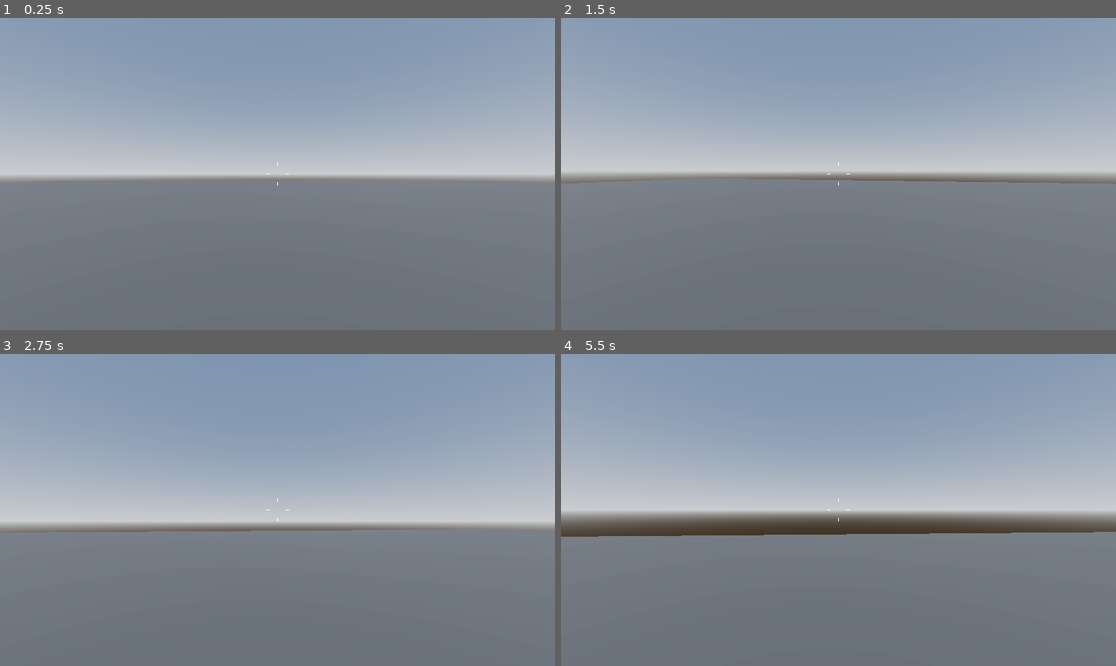
Above: before the commit, frames 1-4 (two rows, left to right).
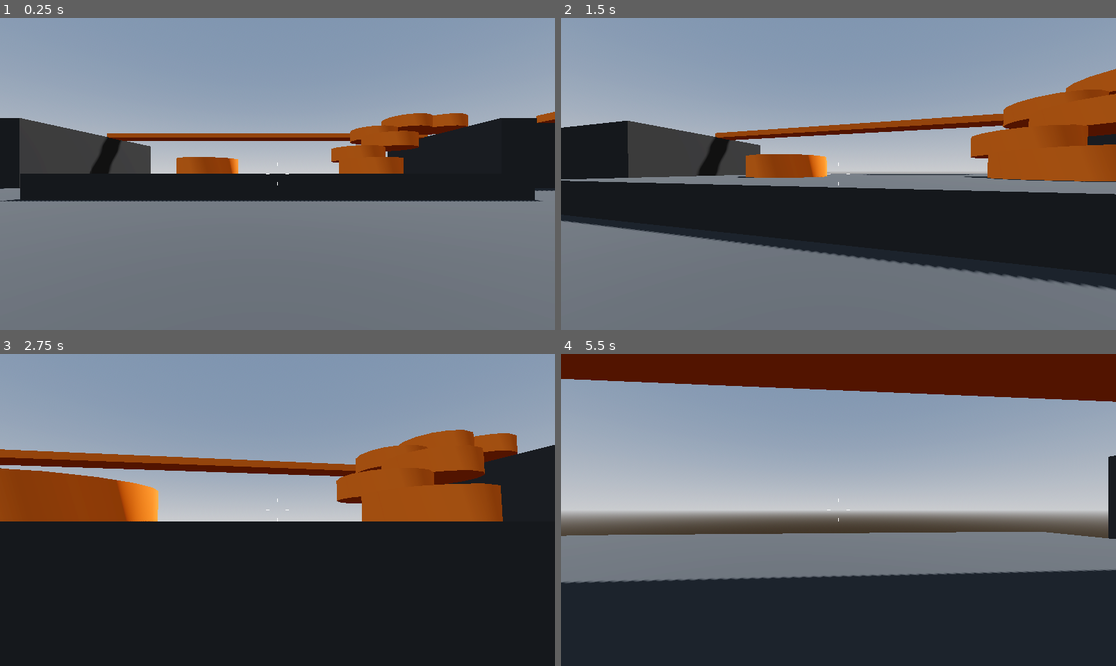
Above: after the commit, the same moments.

Repository: ivdobry/retro-fps
Game: Godot game, scene res://levels/sandbox.tscn
The game is run twice, just before and just after one commit, with the same random seed, the same clock (stepped at 60 frames per second) and the same inputs.
Inputs (mouse positions are in pixels of both pictures, inside the frame that each line leads up to):
- Up to frame 1 (0.25 s): no input
- Up to frame 2 (1.5 s): tap Enter at 0.5 s; move the mouse to (866, 174) at 0.52 s; hold W (move_forward) from 0.53 s (still down); tap Space (jump) at 0.77 s; move the mouse to (810, 174) at 1.27 s
- Up to frame 3 (2.75 s): keep holding W (move_forward); tap Space (jump) at 1.52 s; move the mouse to (288, 503) at 2.02 s
- Up to frame 4 (5.5 s): keep holding W (move_forward); tap Space (jump) at 2.75, 3.02, 3.77, 4.52 s; move the mouse to (832, 516) at 2.77 s; move the mouse to (877, 513) at 3.52 s; move the mouse to (794, 506) at 4.27 s; move the mouse to (844, 510) at 5.02 s

The runs differ from the first frame. In frame 1, 21% of the frame differs, in the area x 0-100%, y 30-59%; in frame 2, 37%; in frame 3, 63%, in the area x 0-100%, y 24-100%; in frame 4, 41%.

Commit message:
prototype sandbox.

Diff:
--- /dev/null
+++ b/levels/materials/gray_material.tres
@@ -0,0 +1,4 @@
+[gd_resource type="StandardMaterial3D" format=3 uid="uid://b6308liv581h3"]
+
+[resource]
+albedo_color = Color(0.19607843, 0.19607843, 0.19607843, 1)
--- /dev/null
+++ b/levels/materials/orange_material.tres
@@ -0,0 +1,4 @@
+[gd_resource type="StandardMaterial3D" format=3 uid="uid://dnxlie8lm61rc"]
+
+[resource]
+albedo_color = Color(1, 0.47058824, 0.078431375, 1)
--- a/levels/sandbox.tscn
+++ b/levels/sandbox.tscn
@@ -1,6 +1,8 @@
 [gd_scene load_steps=7 format=3 uid="uid://clf1p1rvfbl6s"]
 
+[ext_resource type="Material" uid="uid://b6308liv581h3" path="res://levels/materials/gray_material.tres" id="1_85hcc"]
 [ext_resource type="PackedScene" uid="uid://cyirl1tqlicjn" path="res://player/player.tscn" id="1_wfhpi"]
+[ext_resource type="Material" uid="uid://dnxlie8lm61rc" path="res://levels/materials/orange_material.tres" id="3_7he1i"]
 
 [sub_resource type="ProceduralSkyMaterial" id="ProceduralSkyMaterial_poddw"]
 sky_horizon_color = Color(0.66224277, 0.6717428, 0.6867428, 1)
@@ -15,12 +17,6 @@
 tonemap_mode = 2
 glow_enabled = true
 
-[sub_resource type="StandardMaterial3D" id="StandardMaterial3D_whpuv"]
-albedo_color = Color(0.19607843, 0.19607843, 0.19607843, 1)
-
-[sub_resource type="StandardMaterial3D" id="StandardMaterial3D_wfhpi"]
-albedo_color = Color(1, 0.47058824, 0.078431375, 1)
-
 [node name="SandBox" type="Node3D"]
 
 [node name="WorldEnvironment" type="WorldEnvironment" parent="."]
@@ -34,30 +30,191 @@
 transform = Transform3D(1, 0, 0, 0, 1, 0, 0, 0, 1, 0, -0.5, 0)
 use_collision = true
 size = Vector3(64, 1, 64)
-material = SubResource("StandardMaterial3D_whpuv")
+material = ExtResource("1_85hcc")
 
 [node name="Player" parent="." instance=ExtResource("1_wfhpi")]
 transform = Transform3D(1, 0, 0, 0, 1, 0, 0, 0, 1, 0, 1, 0)
 
-[node name="Platform" type="CSGBox3D" parent="."]
-transform = Transform3D(1, 0, 0, 0, 1, 0, 0, 0, 1, 0, 0.5, 6.862)
-use_collision = true
-material = SubResource("StandardMaterial3D_wfhpi")
-
-[node name="Platform2" type="CSGBox3D" parent="."]
-transform = Transform3D(1, 0, 0, 0, 1, 0, 0, 0, 1, -2.7, 0.75, 6.862)
+[node name="LevelObjects" type="Node3D" parent="."]
+
+[node name="Platform" type="CSGBox3D" parent="LevelObjects"]
+transform = Transform3D(1, 0, 0, 0, 1, 0, 0, 0, 1, 14.5, 0.5, 1.862)
+use_collision = true
+material = ExtResource("3_7he1i")
+
+[node name="Platform4" type="CSGBox3D" parent="LevelObjects"]
+transform = Transform3D(1, 0, 0, 0, 1, 0, 0, 0, 1, 15.500001, 1.5, 2.3619998)
+use_collision = true
+size = Vector3(1, 3, 2)
+material = ExtResource("3_7he1i")
+
+[node name="Platform3" type="CSGBox3D" parent="LevelObjects"]
+transform = Transform3D(1, 0, 0, 0, 1, 0, 0, 0, 1, 14.5, 1, 2.862)
+use_collision = true
+size = Vector3(1, 2, 1)
+material = ExtResource("3_7he1i")
+
+[node name="Platform5" type="CSGBox3D" parent="LevelObjects"]
+transform = Transform3D(1, 0, 0, 0, 1, 0, 0, 0, 1, 15.5, 2, 3.862)
+use_collision = true
+size = Vector3(1, 4, 1)
+material = ExtResource("3_7he1i")
+
+[node name="Platform2" type="CSGBox3D" parent="LevelObjects"]
+transform = Transform3D(1, 0, 0, 0, 1, 0, 0, 0, 1, 8, 0.75, 9.062)
 use_collision = true
 size = Vector3(1, 1.5, 1)
-material = SubResource("StandardMaterial3D_wfhpi")
-
-[node name="Platform3" type="CSGBox3D" parent="."]
-transform = Transform3D(1, 0, 0, 0, 1, 0, 0, 0, 1, 0, 1, 7.862)
-use_collision = true
-size = Vector3(1, 2, 1)
-material = SubResource("StandardMaterial3D_wfhpi")
-
-[node name="Platform4" type="CSGBox3D" parent="."]
-transform = Transform3D(1, 0, 0, 0, 1, 0, 0, 0, 1, 1, 1.5, 7.362)
-use_collision = true
-size = Vector3(1, 3, 2)
-material = SubResource("StandardMaterial3D_wfhpi")
+material = ExtResource("3_7he1i")
+
+[node name="Platform6" type="CSGBox3D" parent="LevelObjects"]
+transform = Transform3D(1, 0, 0, 0, 1, 0, 0, 0, 1, 19.5, 4.8999996, 6.862)
+use_collision = true
+size = Vector3(2, 0.5, 4)
+material = ExtResource("3_7he1i")
+
+[node name="Platform8" type="CSGBox3D" parent="LevelObjects"]
+transform = Transform3D(-4.371139e-08, 0, -1, 0, 1, 0, 1, 0, -4.371139e-08, -1.1000012, 5.2, -23.138)
+use_collision = true
+size = Vector3(2, 0.5, 35)
+material = ExtResource("3_7he1i")
+
+[node name="Platform7" type="CSGBox3D" parent="LevelObjects"]
+transform = Transform3D(1, 0, 0, 0, 1, 0, 0, 0, 1, 19.5, 4.8999996, -12.538)
+use_collision = true
+size = Vector3(2, 0.5, 4)
+material = ExtResource("3_7he1i")
+
+[node name="Building" type="CSGBox3D" parent="LevelObjects"]
+transform = Transform3D(1, 0, 0, 0, 1, 0, 0, 0, 1, 21, 2.4999995, 17)
+use_collision = true
+size = Vector3(10, 5, 15)
+material = ExtResource("1_85hcc")
+
+[node name="LargeFlatArea" type="CSGBox3D" parent="LevelObjects"]
+transform = Transform3D(1, 0, 0, 0, 1, 0, 0, 0, 1, 0, 0.5, -17.9)
+use_collision = true
+size = Vector3(20, 1, 20)
+material = ExtResource("1_85hcc")
+
+[node name="Building2" type="CSGBox3D" parent="LevelObjects"]
+transform = Transform3D(1, 0, 0, 0, 1, 0, 0, 0, 1, 21, 2.4999995, -3)
+use_collision = true
+size = Vector3(10, 5, 15)
+material = ExtResource("1_85hcc")
+
+[node name="Building3" type="CSGBox3D" parent="LevelObjects"]
+transform = Transform3D(1, 0, 0, 0, 1, 0, 0, 0, 1, 21, 2.4999995, -22)
+use_collision = true
+size = Vector3(10, 5, 15)
+material = ExtResource("1_85hcc")
+
+[node name="Building4" type="CSGBox3D" parent="LevelObjects"]
+transform = Transform3D(1, 0, 0, 0, 1, 0, 0, 0, 1, -23.400002, 2.4999995, 17)
+use_collision = true
+size = Vector3(10, 5, 15)
+material = ExtResource("1_85hcc")
+
+[node name="Building5" type="CSGBox3D" parent="LevelObjects"]
+transform = Transform3D(1, 0, 0, 0, 1, 0, 0, 0, 1, -23.400002, 2.4999995, -3)
+use_collision = true
+size = Vector3(10, 5, 15)
+material = ExtResource("1_85hcc")
+
+[node name="Building6" type="CSGBox3D" parent="LevelObjects"]
+transform = Transform3D(1, 0, 0, 0, 1, 0, 0, 0, 1, -23.400002, 2.4999995, -22)
+use_collision = true
+size = Vector3(10, 5, 15)
+material = ExtResource("1_85hcc")
+
+[node name="Slope" type="CSGPolygon3D" parent="LevelObjects"]
+transform = Transform3D(3, 0, 0, 0, 3, 0, 0, 0, 3, 13, -3.7252903e-08, 24.490873)
+use_collision = true
+polygon = PackedVector2Array(0, 0, 1, 1, 1, 0)
+depth = 5.0
+material = ExtResource("3_7he1i")
+
+[node name="Slope2" type="CSGPolygon3D" parent="LevelObjects"]
+transform = Transform3D(-1.3113416e-07, 0, -3, 0, 3, 0, 3, 0, -1.3113416e-07, -9, -3.7252903e-08, 18.690872)
+use_collision = true
+polygon = PackedVector2Array(0, 0, 3, 1, 3, 0)
+depth = 5.0
+material = ExtResource("3_7he1i")
+
+[node name="CSGCylinder3D" type="CSGCylinder3D" parent="LevelObjects"]
+transform = Transform3D(1, 0, 0, 0, 1, 0, 0, 0, 1, -12.4, 0.99999976, 8.8)
+use_collision = true
+radius = 5.0
+sides = 16
+material = ExtResource("3_7he1i")
+
+[node name="CSGCylinder3D3" type="CSGCylinder3D" parent="LevelObjects"]
+transform = Transform3D(1, 0, 0, 0, 1, 0, 0, 0, 1, -4.699999, 0.49999988, 8.8)
+use_collision = true
+radius = 5.0
+height = 1.0
+sides = 16
+material = ExtResource("3_7he1i")
+
+[node name="CSGCylinder3D4" type="CSGCylinder3D" parent="LevelObjects"]
+transform = Transform3D(1, 0, 0, 0, 1, 0, 0, 0, 1, -4.699999, 1.5, -13.900001)
+use_collision = true
+radius = 2.0
+height = 1.0
+sides = 16
+material = ExtResource("3_7he1i")
+
+[node name="CSGCylinder3D5" type="CSGCylinder3D" parent="LevelObjects"]
+transform = Transform3D(1, 0, 0, 0, 1, 0, 0, 0, 1, 6.300001, 1.5, -13.900001)
+use_collision = true
+radius = 2.0
+height = 1.0
+sides = 16
+material = ExtResource("3_7he1i")
+
+[node name="CSGCylinder3D6" type="CSGCylinder3D" parent="LevelObjects"]
+transform = Transform3D(1, 0, 0, 0, 1, 0, 0, 0, 1, 6.300001, 2.5, -16.1)
+use_collision = true
+radius = 2.0
+height = 1.0
+sides = 16
+material = ExtResource("3_7he1i")
+
+[node name="CSGCylinder3D7" type="CSGCylinder3D" parent="LevelObjects"]
+transform = Transform3D(1, 0, 0, 0, 1, 0, 0, 0, 1, 8.800001, 3.5, -16.1)
+use_collision = true
+radius = 2.0
+height = 1.0
+sides = 16
+material = ExtResource("3_7he1i")
+
+[node name="CSGCylinder3D8" type="CSGCylinder3D" parent="LevelObjects"]
+transform = Transform3D(1, 0, 0, 0, 1, 0, 0, 0, 1, 8.800001, 4.5, -18.7)
+use_collision = true
+radius = 2.0
+height = 1.0
+sides = 16
+material = ExtResource("3_7he1i")
+
+[node name="CSGCylinder3D9" type="CSGCylinder3D" parent="LevelObjects"]
+transform = Transform3D(1, 0, 0, 0, 1, 0, 0, 0, 1, 11.800001, 5.5, -18.7)
+use_collision = true
+radius = 2.0
+height = 1.0
+sides = 16
+material = ExtResource("3_7he1i")
+
+[node name="CSGCylinder3D10" type="CSGCylinder3D" parent="LevelObjects"]
+transform = Transform3D(1, 0, 0, 0, 1, 0, 0, 0, 1, 14.800001, 5.5, -18.7)
+use_collision = true
+radius = 2.0
+height = 1.0
+sides = 16
+material = ExtResource("3_7he1i")
+
+[node name="CSGCylinder3D2" type="CSGCylinder3D" parent="LevelObjects"]
+transform = Transform3D(1, 0, 0, 0, 1, 0, 0, 0, 1, -12.4, 1.5, -2.3000002)
+use_collision = true
+radius = 5.0
+height = 3.0
+sides = 16
+material = ExtResource("3_7he1i")
